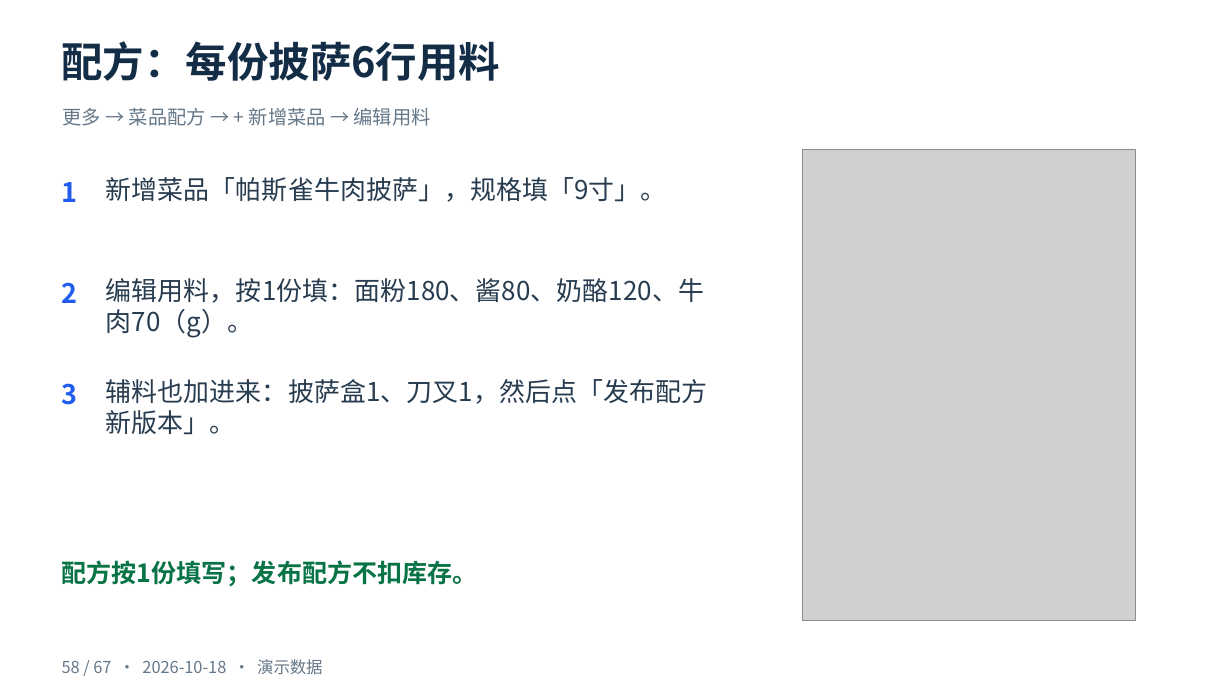
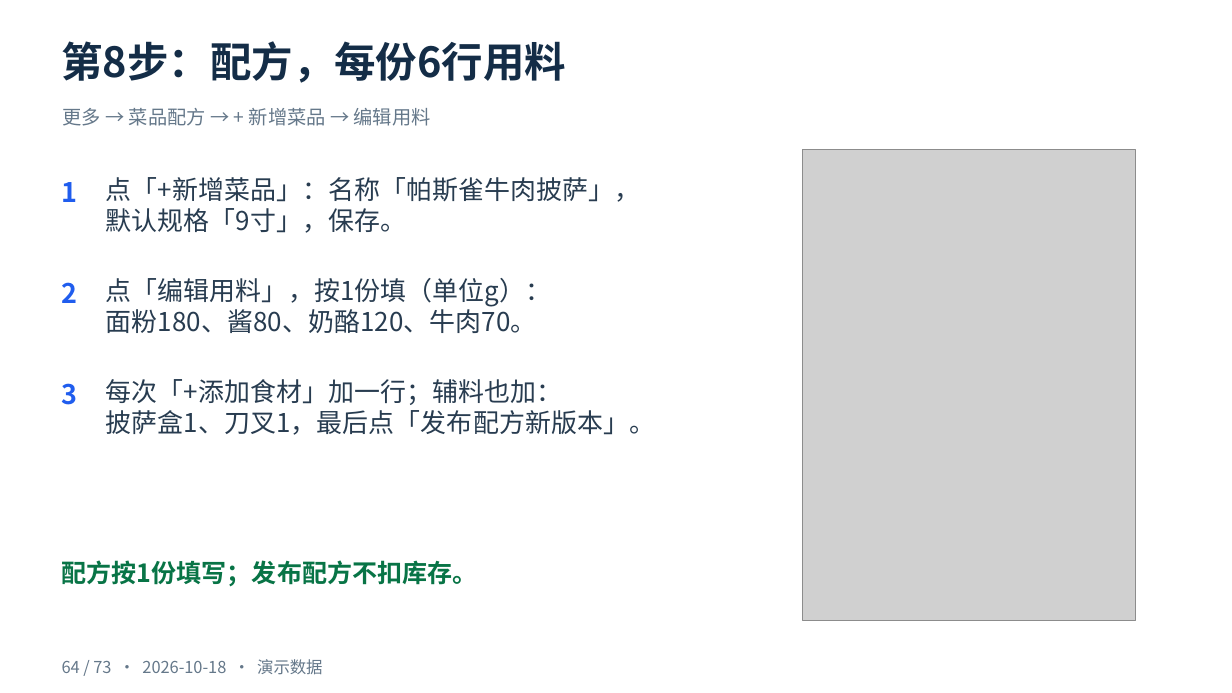
Before and after one commit to cangjie/snowmeet_ai_doc, a slide deck: slide 64 of docs/fnb/training/食材管理-v4-从零上手到出餐扣减-2026-10-18.pptx (slide 58 before the commit). Drawn at 1232x693 pixels with LibreOffice and Linux fonts; fonts in the diff are those of the drawing; grey boxes stand for pictures. Boxes give left, top, right and bottom in pixels: in the first picture for what was removed or moved away, otherwise in the second. Text is boxed around its words. In the diff, an @@ line names an element or a change of style, - is before the commit and + after.

```diff
--- a/docs/fnb/training/食材管理-v4-从零上手到出餐扣减-2026-10-18.pptx
+++ b/docs/fnb/training/食材管理-v4-从零上手到出餐扣减-2026-10-18.pptx
@@ text at box(62, 41, 567, 83): text changed @@
-配方：每份披萨6行用料
+第8步：配方，每份6行用料
@@ text at box(106, 177, 641, 233): text changed @@
-新增菜品「帕斯雀牛肉披萨」，规格填「9寸」。
+点「+新增菜品」：名称「帕斯雀牛肉披萨」，
+默认规格「9寸」，保存。
@@ text at box(106, 278, 551, 333): text changed @@
-编辑用料，按1份填：面粉180、酱80、奶酪120、牛肉70（g）。
+点「编辑用料」，按1份填（单位g）：
+面粉180、酱80、奶酪120、牛肉70。
@@ text at box(106, 379, 655, 435): text changed @@
-辅料也加进来：披萨盒1、刀叉1，然后点「发布配方新版本」。
+每次「+添加食材」加一行；辅料也加：
+披萨盒1、刀叉1，最后点「发布配方新版本」。
@@ text at box(62, 659, 322, 675): text changed @@
-58 / 67 · 2026-10-18 · 演示数据
+64 / 73 · 2026-10-18 · 演示数据
```
Also in this commit, not shown: 66 other slides changed, 6 slides added, 3 other files.
